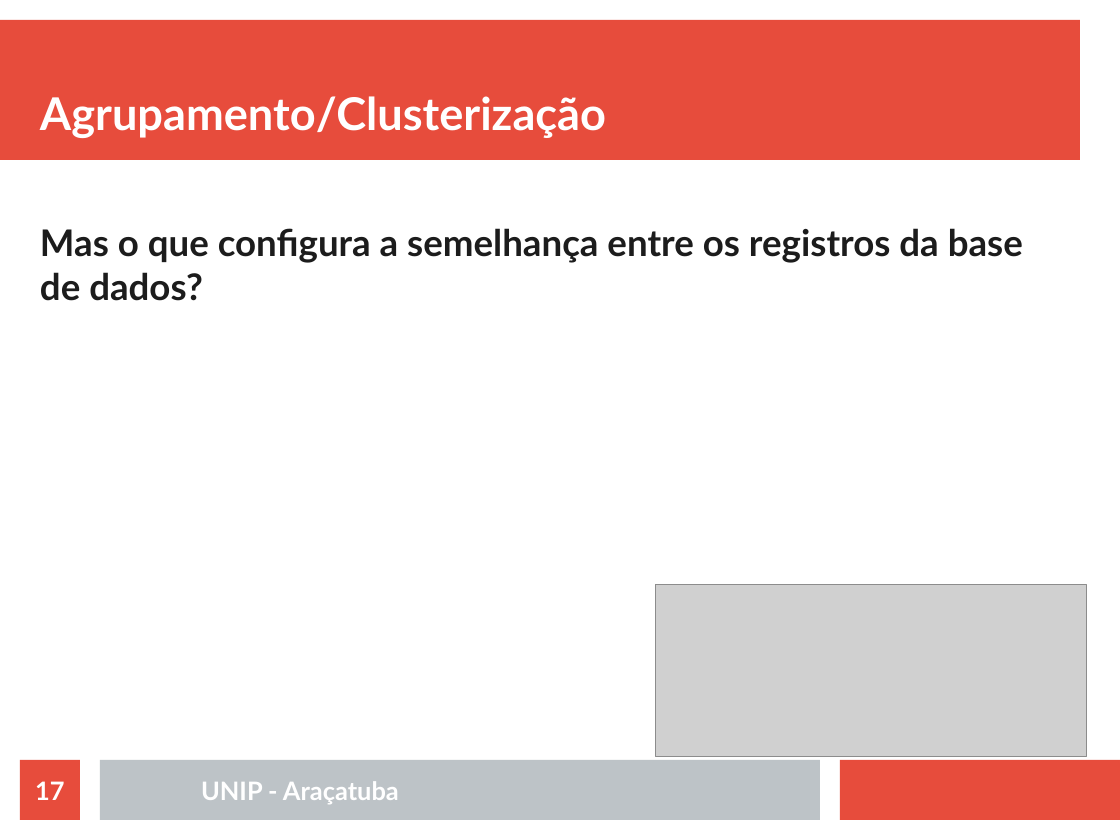
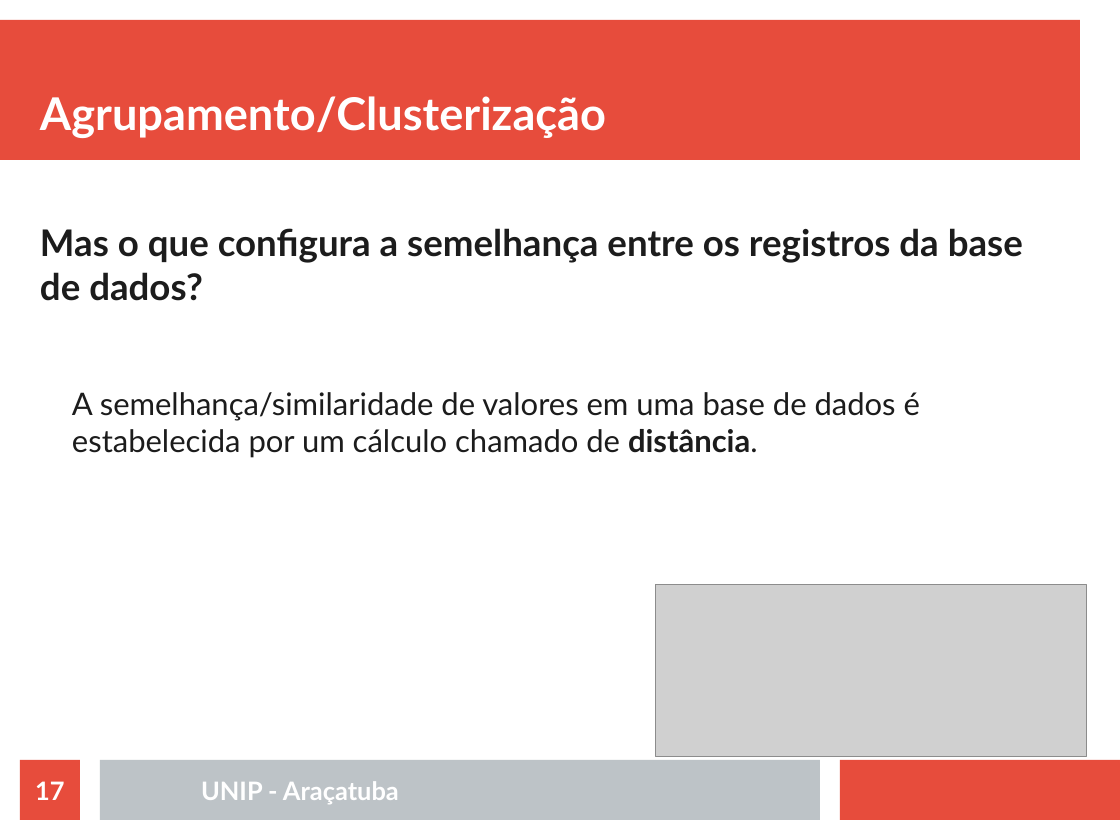
Before and after one commit to rafaelstojoao/pos-unip, a slide deck: slide 17 of [2020][modulo][Machine_Learning]/[aula]02[Agrupamento].odp. Drawn at 1120x840 pixels with LibreOffice and Linux fonts; fonts in the diff are those of the drawing; grey boxes stand for pictures. Boxes give left, top, right and bottom in pixels: in the first picture for what was removed or moved away, otherwise in the second. Text is boxed around its words. In the diff, an @@ line names an element or a change of style, - is before the commit and + after.

```diff
--- a/[2020][modulo][Machine_Learning]/[aula]02[Agrupamento].odp
+++ b/[2020][modulo][Machine_Learning]/[aula]02[Agrupamento].odp
@@ text at (x1=72, y1=392, x2=920, y2=458): paragraph added @@
+  A semelhança/similaridade de valores em uma base de dados é estabelecida por um cálculo chamado de distância.
```
Also in this commit, not shown: 21 other slides changed, 6 slides removed, 1 other file.
